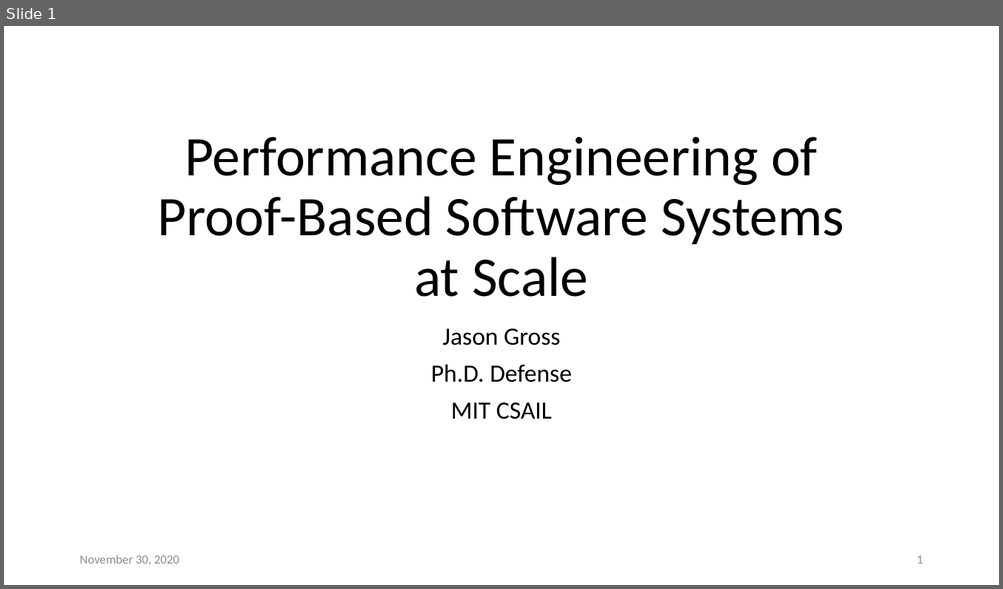
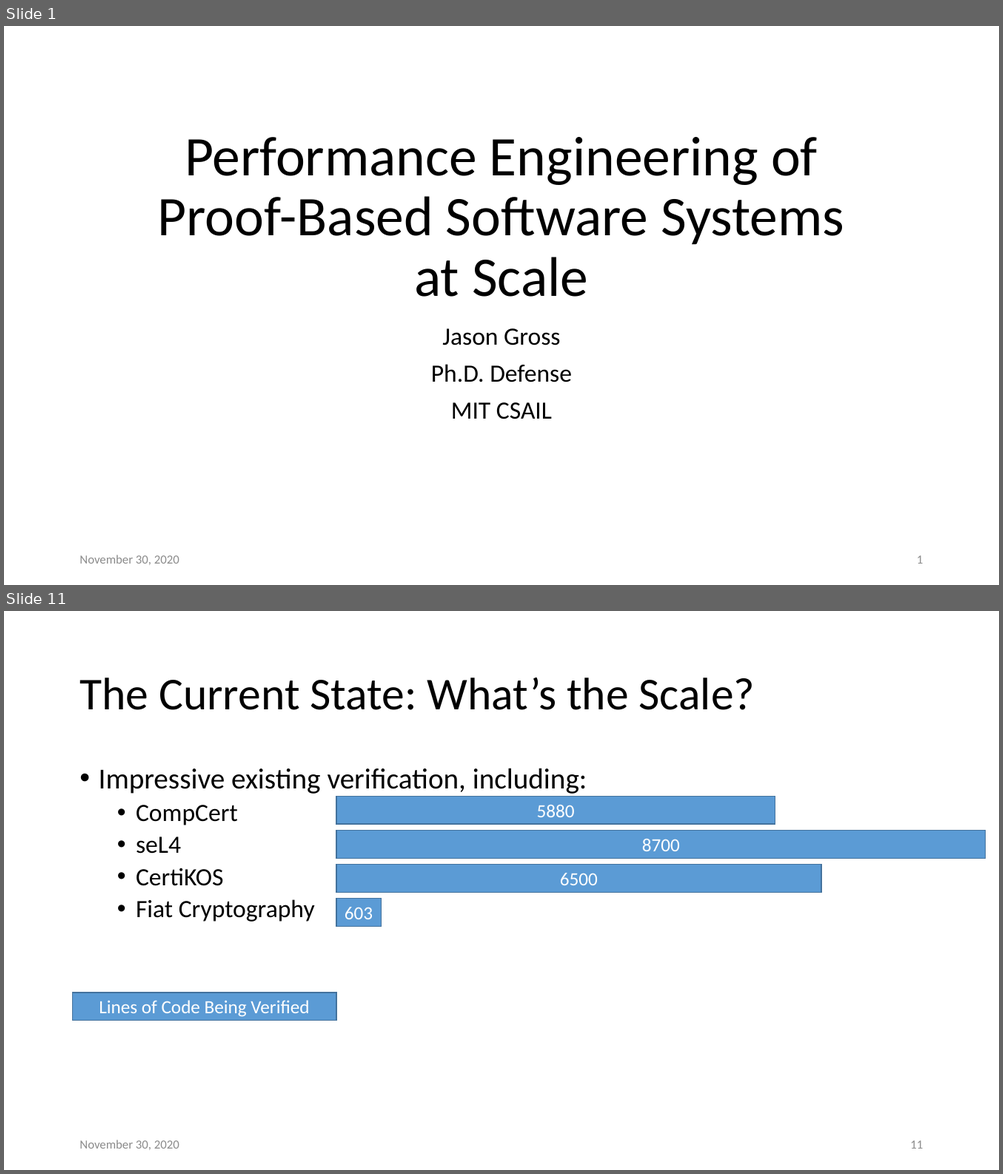
Before and after one commit to JasonGross/doctoral-thesis, a slide deck: presentation/jgross-defense.pptx. Shown one above the other, each under a label of ours: slide 1 before the commit, slides 1 and 11 after it; the slides between them are not shown. The pictures are 1003x589 and 1003x1174 pixels, drawn with LibreOffice and Linux fonts; fonts in the diff are those of the drawing. Boxes give left, top, right and bottom in pixels: in the first picture for what was removed or moved away, otherwise in the second. Text is boxed around its words. In the diff, an @@ line names an element or a change of style, - is before the commit and + after.

```diff
--- a/presentation/jgross-defense.pptx
+++ b/presentation/jgross-defense.pptx
@@ slide 11 added at (x1=4, y1=611, x2=999, y2=1170), background #FFFFFF @@
@@ title added at (x1=79, y1=678, x2=755, y2=710), 44 pt, text #000000 @@
+The Current State: What’s the Scale?
@@ text added at (x1=99, y1=768, x2=587, y2=922), 28 pt, text #000000 @@
+• Impressive existing verification, including:
+  • CompCert
+  • seL4
+  • CertiKOS
+  • Fiat Cryptography
@@ rectangle added at (x1=336, y1=796, x2=775, y2=824), fill #5B9BD5, outline #43739E 1 pt, 18 pt, text #FFFFFF @@
+5880
@@ rectangle added at (x1=336, y1=830, x2=985, y2=859), fill #5B9BD5, outline #43739E 1 pt, 18 pt, text #FFFFFF @@
+8700
@@ rectangle added at (x1=336, y1=865, x2=821, y2=893), fill #5B9BD5, outline #43739E 1 pt, 18 pt, text #FFFFFF @@
+6500
@@ rectangle added at (x1=336, y1=898, x2=381, y2=926), fill #5B9BD5, outline #43739E 1 pt, 18 pt, text #FFFFFF @@
+603
@@ rectangle added at (x1=73, y1=993, x2=337, y2=1022), fill #5B9BD5, outline #43739E 1 pt, 18 pt, text #FFFFFF @@
+Lines of Code Being Verified
@@ text added at (x1=79, y1=1140, x2=179, y2=1150), 12 pt, text #8C8C8C @@
+November 30, 2020
@@ page number added at (x1=910, y1=1141, x2=922, y2=1149), 12 pt, text #8C8C8C @@
+11
```
Also in this commit, not shown: 3 slides changed, 33 other slides added, 29 other files.
